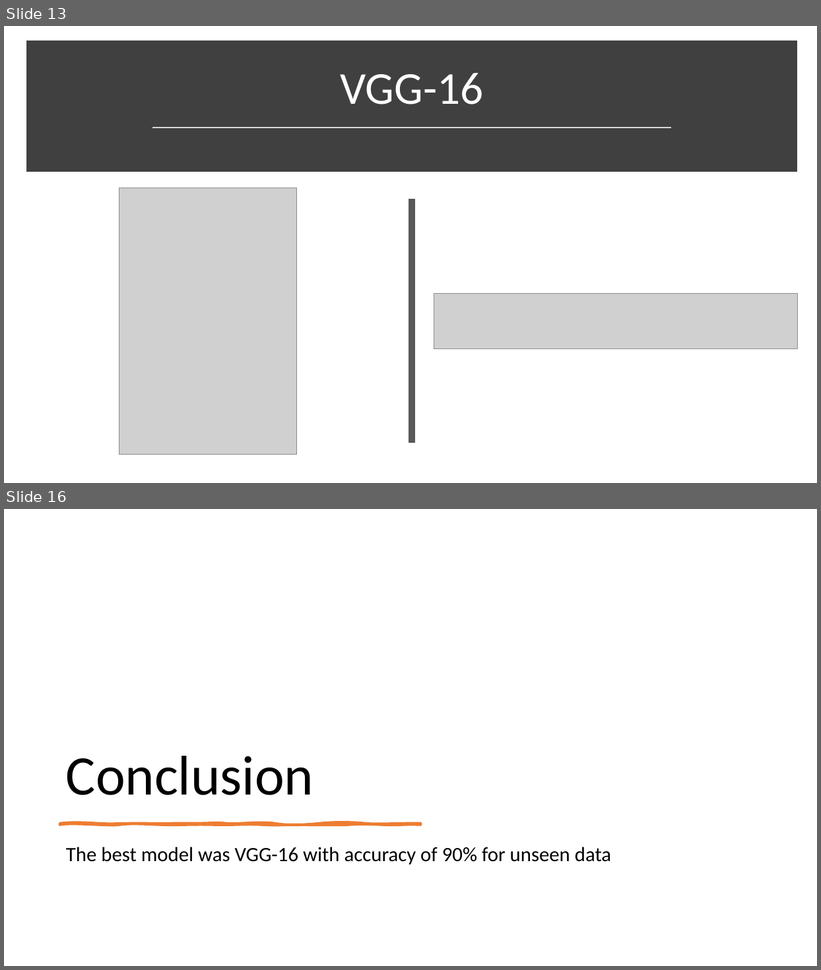
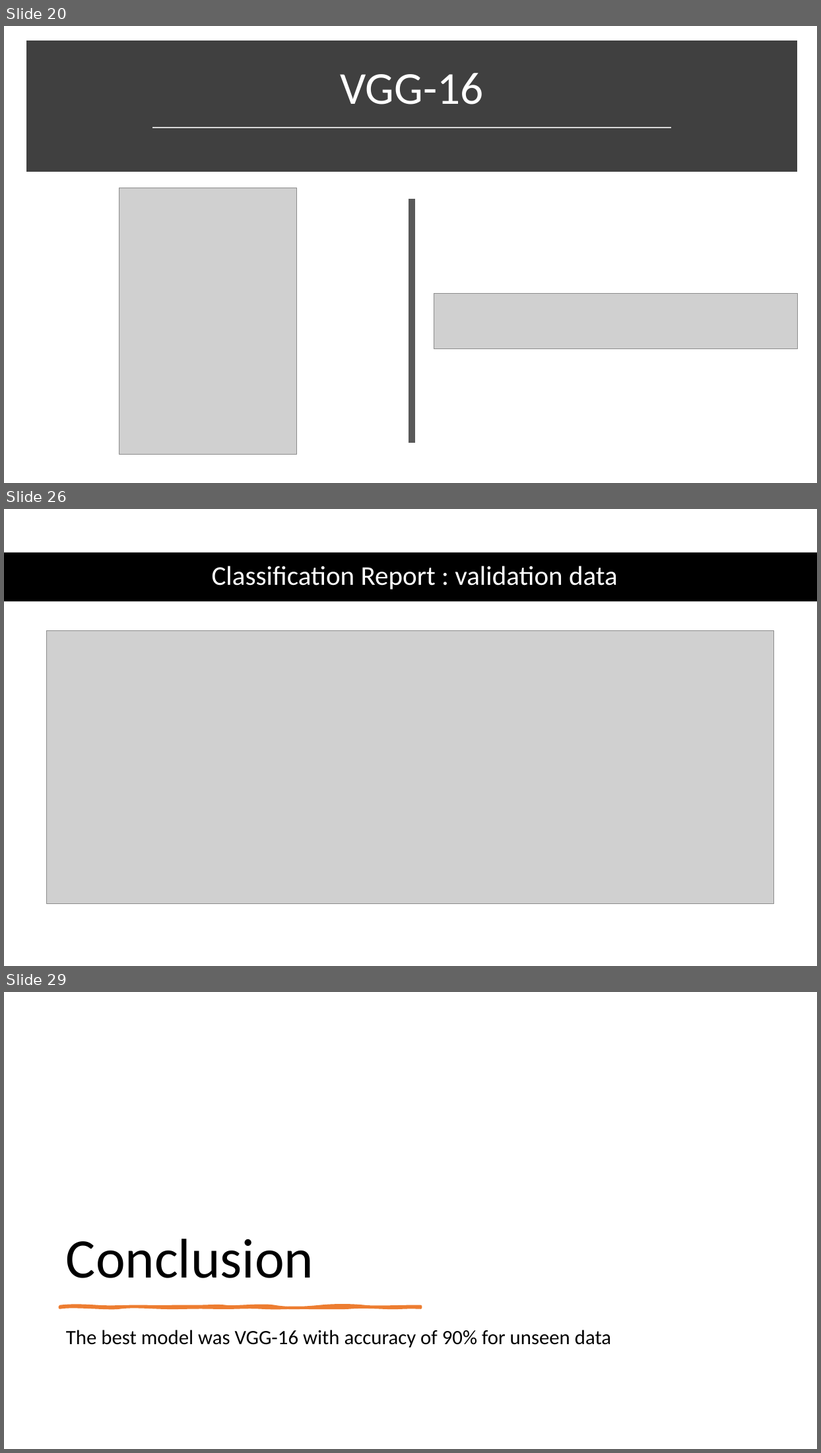
Before and after one commit to Sebercheres/Deep_Learning_Final_Project, a slide deck: Brain MRI Images for Brain Tumor Detection.pptx. Shown one above the other, each under a label of ours: slides 13 and 16 before the commit, slides 20, 26 and 29 after it; the slides between them are not shown. The pictures are 821x970 and 821x1453 pixels, drawn with LibreOffice and Linux fonts; fonts in the diff are those of the drawing; grey boxes stand for pictures. Boxes give left, top, right and bottom in pixels: in the first picture for what was removed or moved away, otherwise in the second. Text is boxed around its words. In the diff, an @@ line names an element or a change of style, - is before the commit and + after.

```diff
--- a/Brain MRI Images for Brain Tumor Detection.pptx
+++ b/Brain MRI Images for Brain Tumor Detection.pptx
@@ slide 26 added at <box>4,509,817,966</box>, background #FFFFFF @@
@@ rectangle added at <box>4,553,817,601</box>, fill #000000 @@
@@ title added at <box>212,566,618,590</box>, 32 pt, text #FFFFFF @@
+Classification Report : validation data
@@ picture added at <box>47,630,774,904</box> @@
@@ what was slide 13 is now slide 20 @@
@@ what was slide 16 is now slide 29 @@
```
Also in this commit, not shown: 3 slides changed, 12 other slides added, 1 other file.
